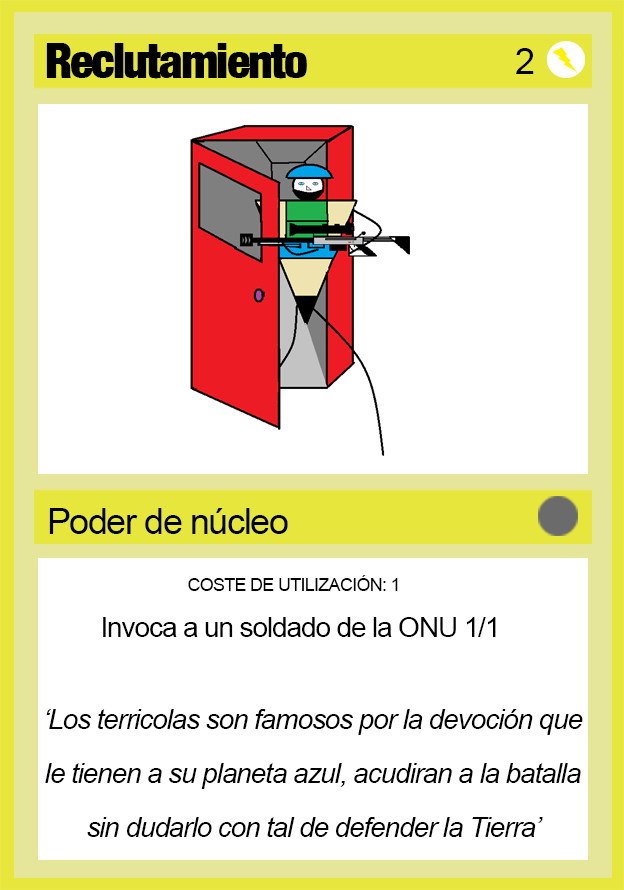
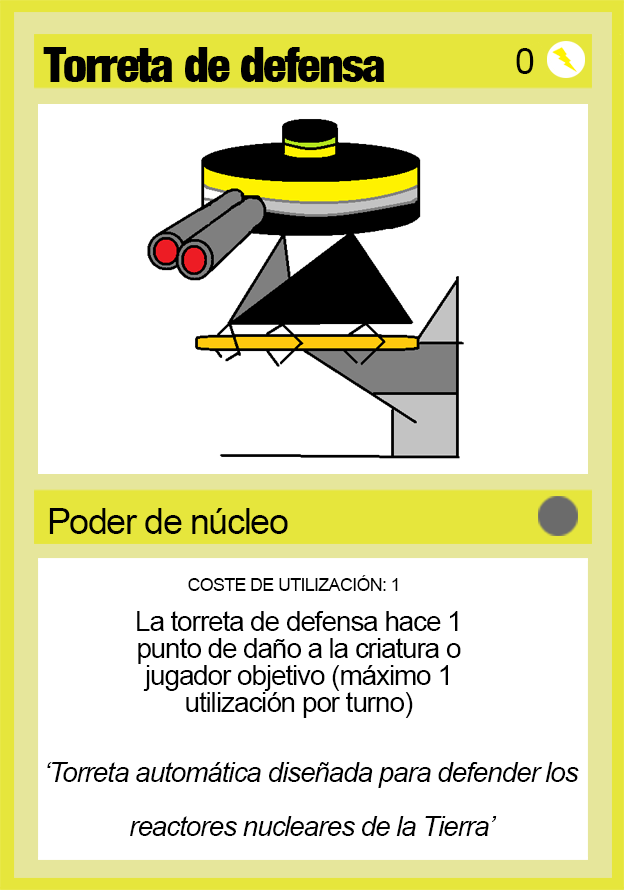
Layers edited between the first and the second 624x890 image:
moved "Capa 5" above "Rareza", painted on it over [147, 118, 464, 459]
renamed "Invoca a un soldado de la ONU 1/1" to "La torreta de defensa hace 1 punto de daño a la criatura o juga", painted on it over [103, 611, 496, 718]
renamed "2" to "0", painted on it over [516, 48, 534, 74]
renamed "‘Los terricolas son famosos por la devoción que le tienen a su" to "‘Torreta automática diseñada para defender los reactores nuclea", painted on it over [45, 709, 583, 837]
renamed "Reclutamiento" to "Torreta de defensa", painted on it over [43, 43, 385, 83]
